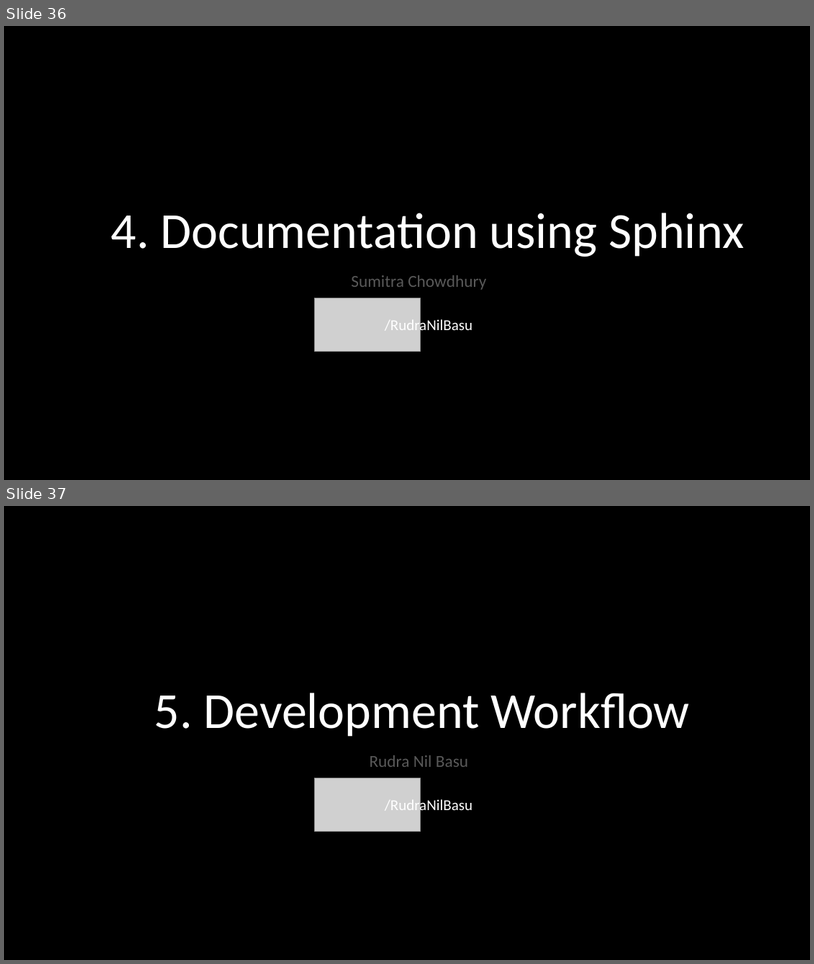
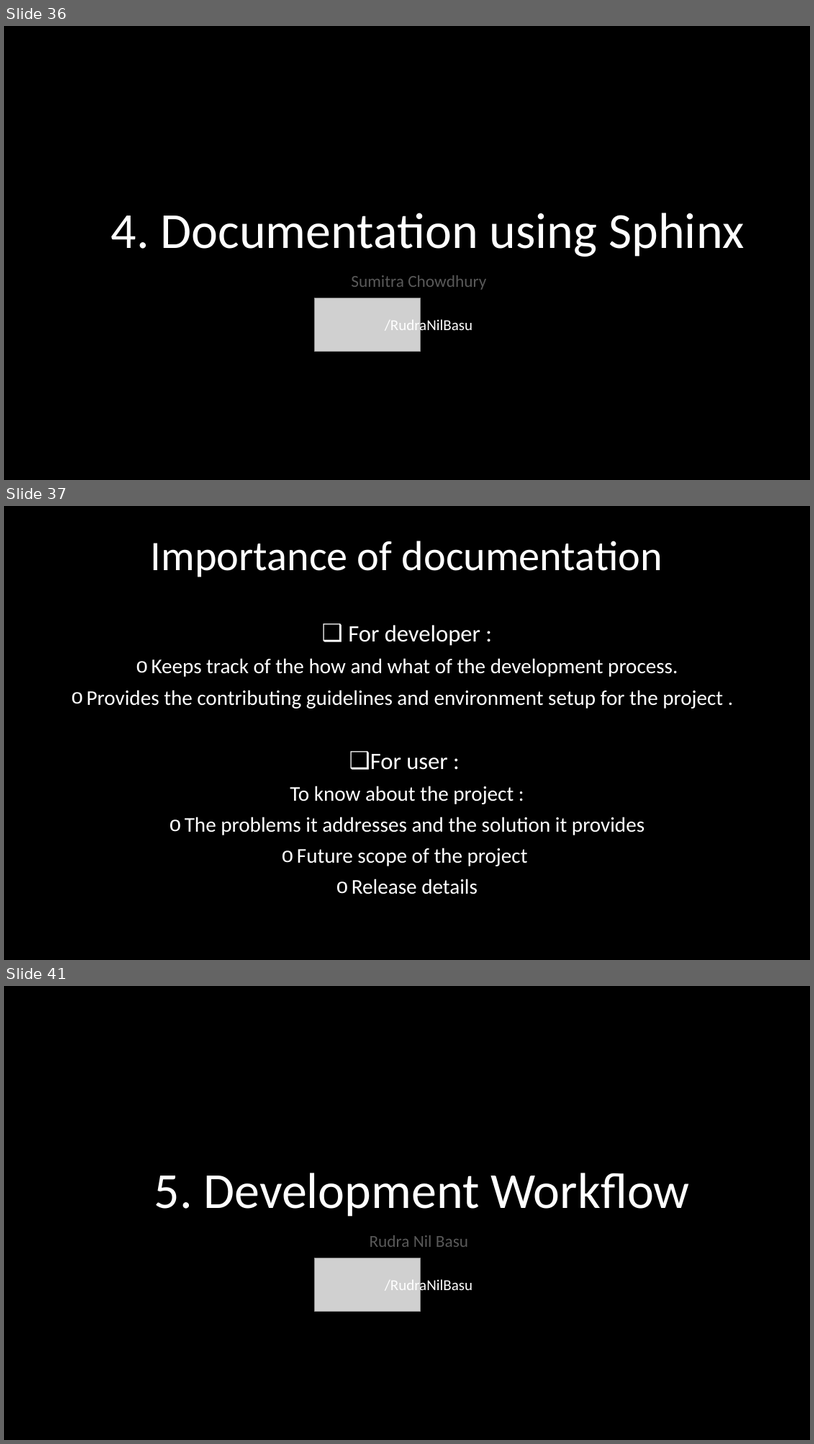
Before and after one commit to PhoenixRRDS/Presentation, a slide deck: The design and development of AIRYL.pptx. Shown one above the other, each under a label of ours: slides 36 and 37 before the commit, slides 36, 37 and 41 after it; the slides between them are not shown. The pictures are 814x964 and 814x1444 pixels, drawn with LibreOffice and Linux fonts; fonts in the diff are those of the drawing; grey boxes stand for pictures. Boxes give left, top, right and bottom in pixels: in the first picture for what was removed or moved away, otherwise in the second. Text is boxed around its words. In the diff, an @@ line names an element or a change of style, - is before the commit and + after.

Commit message:
Add Documentation

```diff
--- a/The design and development of AIRYL.pptx
+++ b/The design and development of AIRYL.pptx
@@ slide 37 added at <box>4,506,810,960</box>, background #000000 @@
@@ text added at <box>87,541,723,894</box>, 25 pt, text #FFFFFF @@
+Importance of documentation
+❑ For developer :
+o Keeps track of the how and what of the development process.
+o Provides the contributing guidelines and environment setup for the project .
+❑ For user :
+To know about the project :
+o The problems it addresses and the solution it provides
+o Future scope of the project
+o Release details
@@ what was slide 37 is now slide 41 @@
```
Also in this commit, not shown: 3 other slides added, 1 other file.
